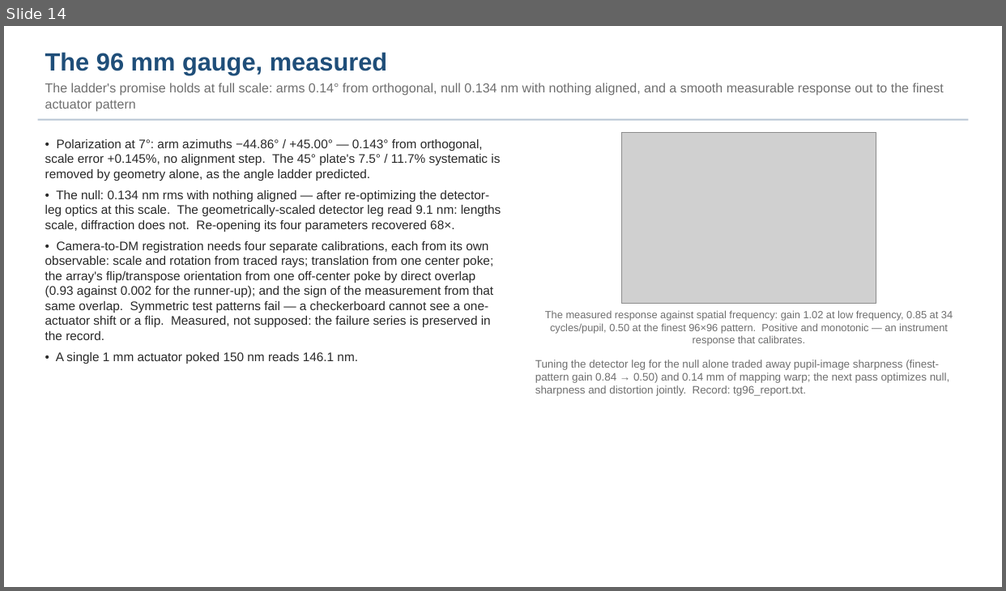
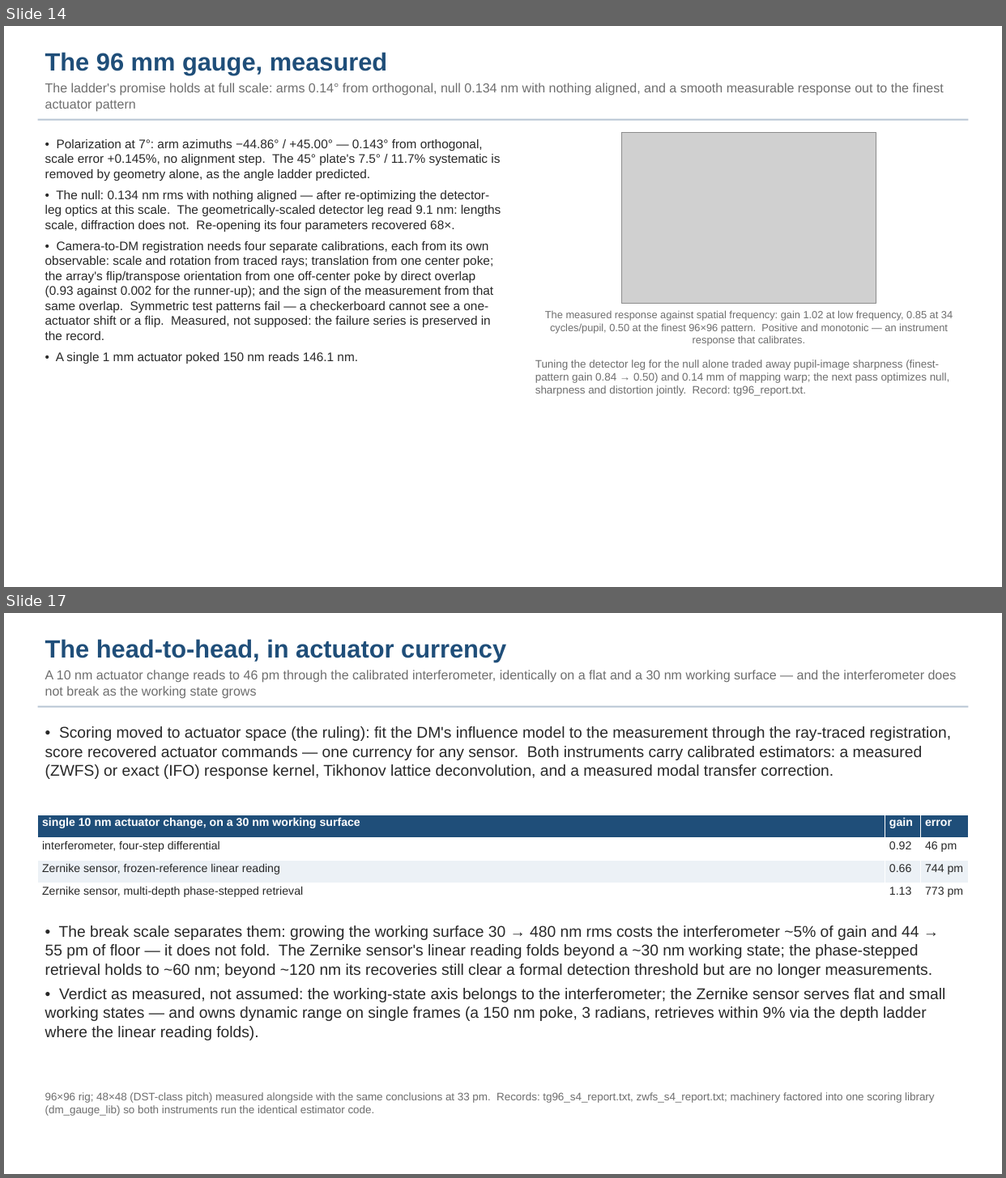
Before and after one commit to nasa-jpl/macos, a slide deck: demo_session/deck_tg_fang.pptx. Shown one above the other, each under a label of ours: slide 14 before the commit, slides 14 and 17 after it; the slides between them are not shown. The pictures are 1006x591 and 1006x1178 pixels, drawn with LibreOffice and Linux fonts; fonts in the diff are those of the drawing; grey boxes stand for pictures. Boxes give left, top, right and bottom in pixels: in the first picture for what was removed or moved away, otherwise in the second. Text is boxed around its words. In the diff, an @@ line names an element or a change of style, - is before the commit and + after.

```diff
--- a/demo_session/deck_tg_fang.pptx
+++ b/demo_session/deck_tg_fang.pptx
@@ slide 17 added at (x1=4, y1=613, x2=1002, y2=1174), background #FFFFFF @@
@@ text added at (x1=45, y1=639, x2=957, y2=699), 12.5 pt, text #6E6E6E @@
+The head-to-head, in actuator currency
+A 10 nm actuator change reads to 46 pm through the calibrated interferometer, identically on a flat and a 30 nm working surface — and the interferometer does not break as the working state grows
@@ rectangle added at (x1=38, y1=706, x2=968, y2=707), fill #B8C6D4 @@
@@ text added at (x1=45, y1=726, x2=951, y2=779), 15 pt, text #282828 @@
+• Scoring moved to actuator space (the ruling): fit the DM's influence model to the measurement through the ray-traced registration, score recovered actuator commands — one currency for any sensor. Both instruments carry calibrated estimators: a measured (ZWFS) or exact (IFO) response kernel, Tikhonov lattice deconvolution, and a measured modal transfer correction.
@@ table added at (x1=38, y1=815, x2=969, y2=907), 4 rows, 3 columns @@
+single 10 nm actuator change, on a 30 nm working surface | gain | error
+interferometer, four-step differential | 0.92 | 46 pm
+Zernike sensor, frozen-reference linear reading | 0.66 | 744 pm
+Zernike sensor, multi-depth phase-stepped retrieval | 1.13 | 773 pm
@@ text added at (x1=45, y1=926, x2=945, y2=1041), 15 pt, text #282828 @@
+• The break scale separates them: growing the working surface 30 → 480 nm rms costs the interferometer ~5% of gain and 44 → 55 pm of floor — it does not fold. The Zernike sensor's linear reading folds beyond a ~30 nm working state; the phase-stepped retrieval holds to ~60 nm; beyond ~120 nm its recoveries still clear a formal detection threshold but are no longer measurements.
+• Verdict as measured, not assumed: the working-state axis belongs to the interferometer; the Zernike sensor serves flat and small working states — and owns dynamic range on single frames (a 150 nm poke, 3 radians, retrieves within 9% via the depth ladder where the linear reading folds).
@@ text added at (x1=45, y1=1093, x2=934, y2=1116), 10.5 pt, text #6E6E6E @@
+96×96 rig; 48×48 (DST-class pitch) measured alongside with the same conclusions at 33 pm. Records: tg96_s4_report.txt, zwfs_s4_report.txt; machinery factored into one scoring library (dm_gauge_lib) so both instruments run the identical estimator code.
```
Also in this commit, not shown: 4 slides changed, 2 other slides added, 1 other file.
